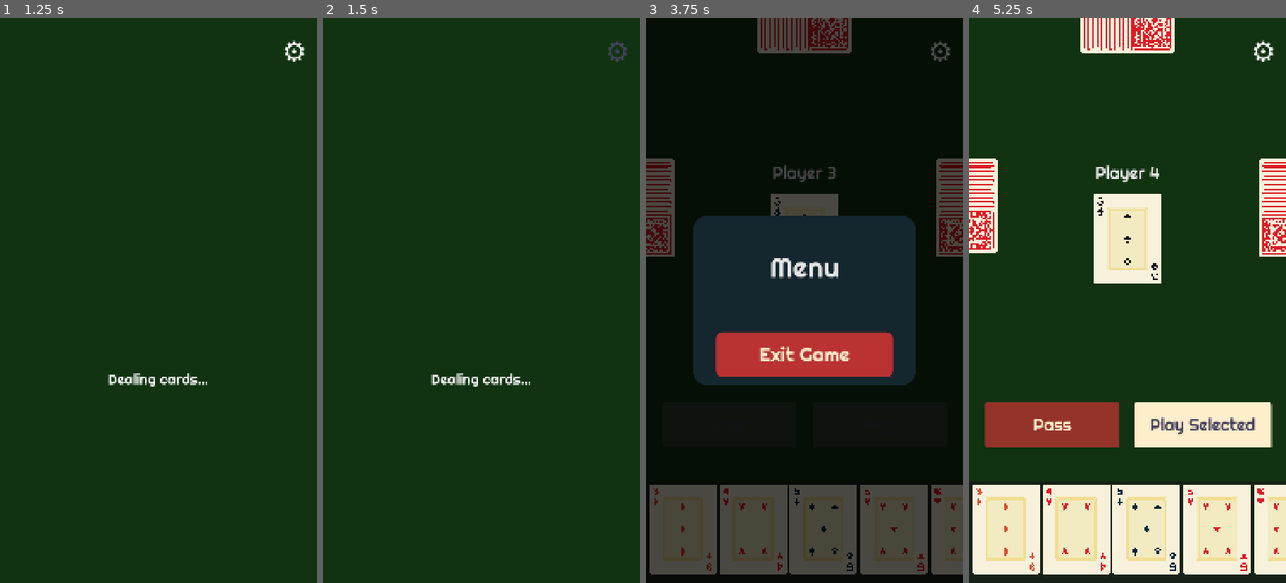
Above: before the commit, frames 1-4 (left to right).
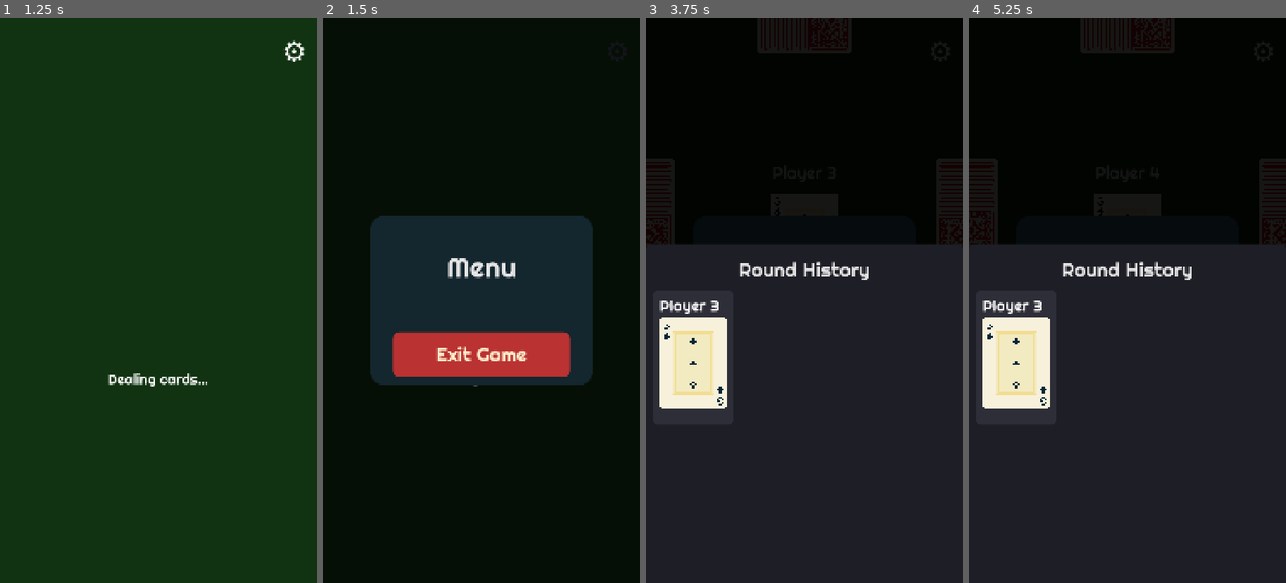
Above: after the commit, the same moments.

Repository: binhrobles/thirteen
Game: Godot game, scene res://scenes/main_menu.tscn
Same seed, same stepped clock (60 frames per second), same inputs: the game is played once before the commit and once after it.
Inputs (mouse positions are in pixels of both pictures, inside the frame that each line leads up to):
- Up to frame 1 (1.25 s): click "🎮 Local Game" at 0.5 s
- Up to frame 2 (1.5 s): click "⚙" at 1.25 s
- Up to frame 3 (3.75 s): click "⚙" at 2 s; click "⚙" at 2.75 s; drag from (804, 277) to (836, 176) at 3.52 s
- Up to frame 4 (5.25 s): tap Enter at 4.25 s; drag from (1064, 328) to (1111, 413) at 4.27 s; click "Play Selected" at 5 s

Frame 1 is identical in both runs. In frame 2, 100% of the frame differs, in the area x 0-100%, y 0-100%; in frame 3, 53%; in frame 4, 69%.
Error before the commit: Invalid call. Nonexistent function 'show_menu' in base 'Nil'. (res://scripts/main.gd:332)

Commit message:
Fix menu creation timing and update panel colors
Menu creation fix (resolves Nil error):
- Move in_game_menu creation to _create_persistent_ui() in both games
- Called in _ready() before game initialization (was in async _initialize_game)
- Prevents "show_menu in base Nil" error when clicking cog before init completes
- Also consolidated play_history_drawer and game_over_screen creation to _create_persistent_ui

Panel color updates (dark purple → dark teal):
- Main menu About panel: Color(0.15, 0.17, 0.2) → Color(0.08, 0.15, 0.18)
- Online lobby background: Color(0.1, 0.12, 0.15) → Color(0.08, 0.15, 0.18)
- Matches in-game menu teal and complements green poker table theme

Co-Authored-By: Claude Sonnet 4.5 <noreply@anthropic.com>

Diff:
--- a/scenes/main_menu.tscn
+++ b/scenes/main_menu.tscn
@@ -104,7 +104,7 @@
 anchor_bottom = 1.0
 grow_horizontal = 2
 grow_vertical = 2
-color = Color(0.15, 0.17, 0.2, 1)
+color = Color(0.08, 0.15, 0.18, 1)
 
 [node name="MarginContainer" type="MarginContainer" parent="AboutPanel"]
 layout_mode = 1
--- a/scenes/online_lobby.tscn
+++ b/scenes/online_lobby.tscn
@@ -20,7 +20,7 @@
 anchor_bottom = 1.0
 grow_horizontal = 2
 grow_vertical = 2
-color = Color(0.1, 0.12, 0.15, 1)
+color = Color(0.08, 0.15, 0.18, 1)
 
 [node name="ConnectionPanel" type="Panel" parent="."]
 layout_mode = 1
--- a/scripts/main.gd
+++ b/scripts/main.gd
@@ -26,6 +26,7 @@
 
 func _ready() -> void:
 	_setup_buttons()
+	_create_persistent_ui()
 	_initialize_game()
 
 
@@ -123,6 +124,23 @@
 	menu_button.pressed.connect(_on_menu_button_pressed)
 
 
+func _create_persistent_ui() -> void:
+	"""Create UI elements that persist across games"""
+	# Create in-game menu
+	in_game_menu = InGameMenuScript.new()
+	add_child(in_game_menu)
+	in_game_menu.exit_game_requested.connect(_on_exit_game_requested)
+
+	# Create play history drawer
+	play_history_drawer = PlayHistoryDrawerScript.new()
+	add_child(play_history_drawer)
+
+	# Create game over screen
+	game_over_screen = GameOverScreenScript.new()
+	add_child(game_over_screen)
+	game_over_screen.new_game_requested.connect(_on_new_game_requested)
+
+
 func _initialize_game() -> void:
 	"""Initialize a new game"""
 	print("=== Starting New Game ===")
@@ -159,22 +177,8 @@
 	# Create opponent hand displays for players 1, 2, 3
 	_create_opponent_hands()
 
-	# Create play history drawer
-	play_history_drawer = PlayHistoryDrawerScript.new()
-	add_child(play_history_drawer)
-
-	# Create in-game menu
-	in_game_menu = InGameMenuScript.new()
-	add_child(in_game_menu)
-	in_game_menu.exit_game_requested.connect(_on_exit_game_requested)
-
 	# Connect play area signal to show history drawer
 	play_area_ui.history_requested.connect(_on_history_requested)
-
-	# Create game over screen (add last so it renders on top)
-	game_over_screen = GameOverScreenScript.new()
-	add_child(game_over_screen)
-	game_over_screen.new_game_requested.connect(_on_new_game_requested)
 
 	# Create turn manager
 	var TurnManagerScript = load("res://scripts/turn_manager.gd")
--- a/scripts/networked_game.gd
+++ b/scripts/networked_game.gd
@@ -56,6 +56,7 @@
 
 	# Setup UI
 	_setup_buttons()
+	_create_persistent_ui()
 	_setup_game_ui()
 
 	# Update turn indicator
@@ -147,6 +148,14 @@
 	menu_button.pressed.connect(_on_menu_button_pressed)
 
 
+func _create_persistent_ui() -> void:
+	"""Create UI elements that persist across the session"""
+	# Create in-game menu
+	in_game_menu = InGameMenuScript.new()
+	add_child(in_game_menu)
+	in_game_menu.exit_game_requested.connect(_on_exit_game_requested)
+
+
 func _setup_game_ui() -> void:
 	# Create play area
 	play_area_ui = PlayAreaScene.instantiate()
@@ -175,11 +184,6 @@
 
 	# Connect card selection signal
 	player_hand_ui.selection_changed.connect(_on_selection_changed)
-
-	# Create in-game menu
-	in_game_menu = InGameMenuScript.new()
-	add_child(in_game_menu)
-	in_game_menu.exit_game_requested.connect(_on_exit_game_requested)
 
 
 func _update_turn_display() -> void:
